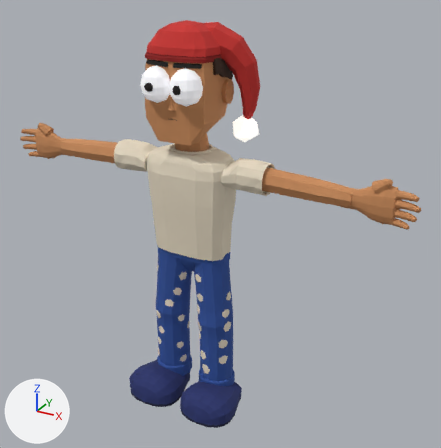
Before and after pictures for a commit that changed the Blender file art_source/unity/characters/human/LMS_Human_alpha.blend.
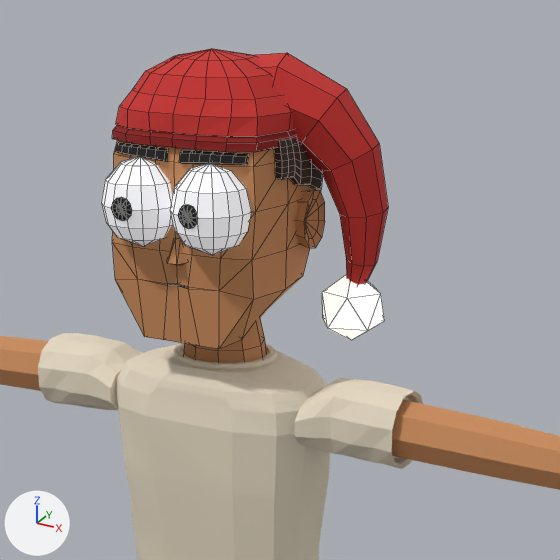
There are two pictures of each version: one whole from a 50 mm camera at (1.318, -2.136, 1.993) aimed at (0.118, 0.046, 0.902), one close up on the part from 22% to 75% of the width and 0% to 52% of the height. Arrows for +X, +Y and +Z are at lower left; the lights stay in place. The first two pictures are the older version. The close-ups show mesh edges as thin lines.

In view in the first close-up: 'HumanBody', 'HumanHead', 'HumanNightcap'.
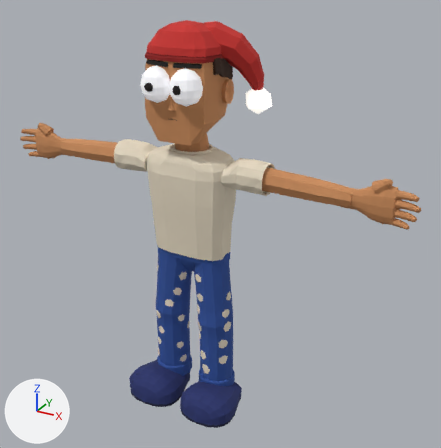
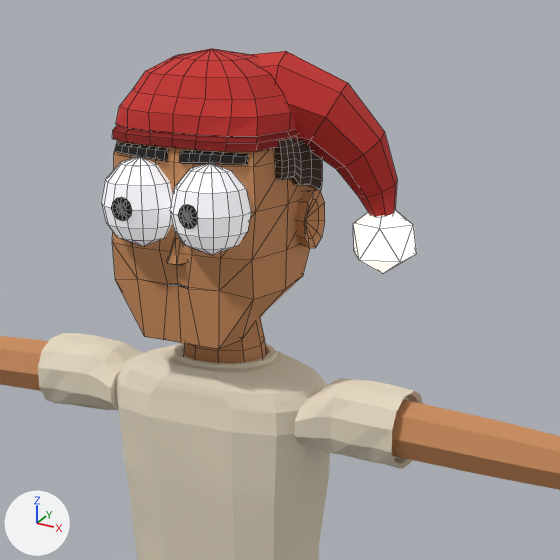
What differs and where, as boxes [x1, y1, x2, y2] in the close-ups (560 x 560 px; the box of a moved part takes in the faces that stretch with it):
'HumanNightcap', reshaped (10% wider, 23% shorter)
    before: [112, 49, 388, 340]
    after: [112, 49, 417, 274]
part 1 of me_nightcapband, moved or reshaped
    before: [322, 275, 385, 340]
    after: [353, 210, 417, 274]
part 2 of me_nightcapband, moved or reshaped
    before: [252, 53, 388, 285]
    after: [249, 51, 397, 217]

What the commit changed:
me_nightcapband is used by ob_humannightcap; location (0.0, 0.0, 0.0).
me_nightcapband had 209 vertices, 210 faces and spanned x -0.153..0.272, y -0.138..0.155, z 1.276..1.764.
me_nightcapband now has 209 vertices, 210 faces and spans x -0.153..0.305, y -0.138..0.184, z 1.393..1.764.
me_nightcapband part 1: the loose piece of 12 vertices spanning x 0.15..0.262, y 0.041..0.153, z 1.276..1.4 is moved by (0.043, 0.031, 0.117).
me_nightcapband part 2: 56 of 209 vertices moved; they spanned x 0.0..0.272, y -0.054..0.126, z 1.368..1.757 and now span x -0.002..0.278, y -0.052..0.146, z 1.479..1.759; mean shift (0.012, 0.017, 0.035); largest move (0.225, 0.104, 1.369) -> (0.26, 0.134, 1.484).
